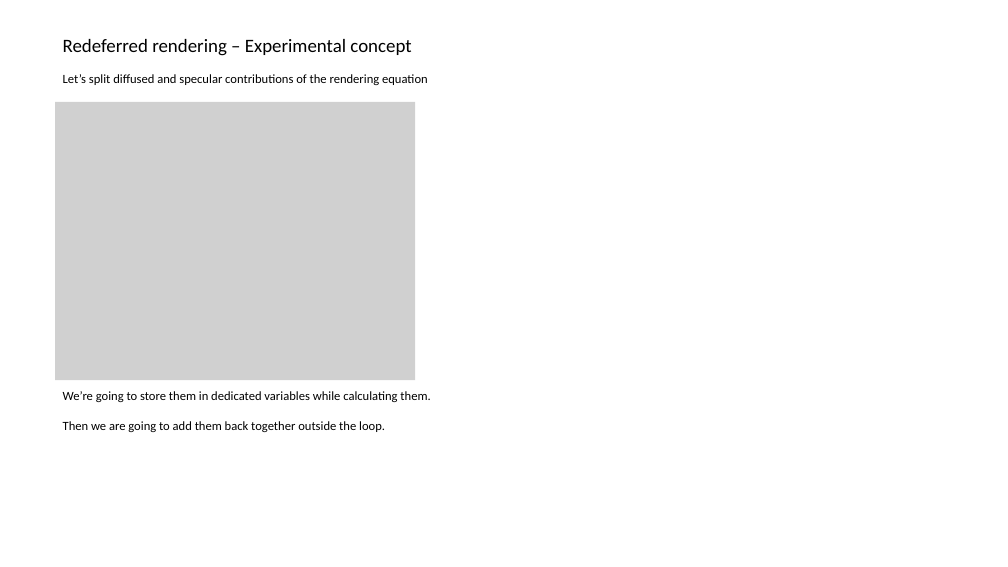
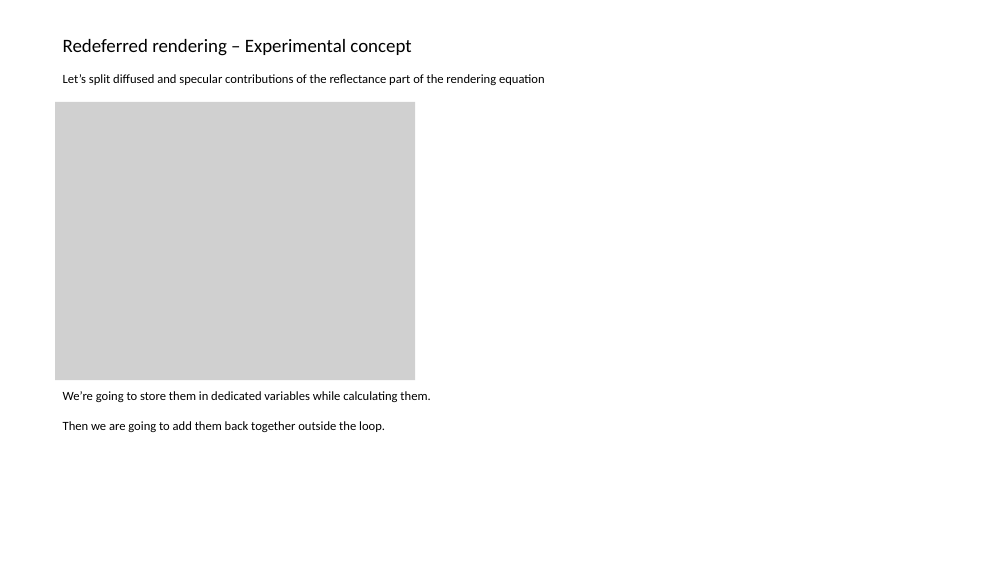
Before and after one commit to pawel-kaleta/FoolsEngine, a slide deck: slide 11 of Documentation/Rendering Architecture.pptx. Drawn at 1008x567 pixels with LibreOffice and Linux fonts; fonts in the diff are those of the drawing; grey boxes stand for pictures. Boxes give left, top, right and bottom in pixels: in the first picture for what was removed or moved away, otherwise in the second. Text is boxed around its words. In the diff, an @@ line names an element or a change of style, - is before the commit and + after.

```diff
--- a/Documentation/Rendering Architecture.pptx
+++ b/Documentation/Rendering Architecture.pptx
@@ text at (63,74,545,85): text changed @@
-Let’s split diffused and specular contributions of the rendering equation
+Let’s split diffused and specular contributions of the reflectance part of the rendering equation
```
Also in this commit, not shown: 3 other slides changed, 46 other files.
